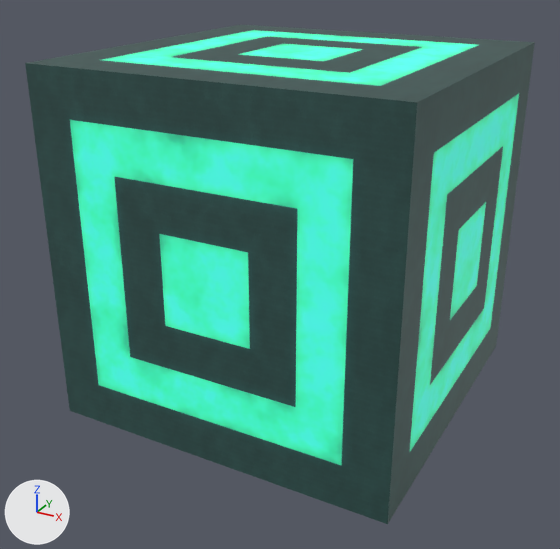
The glTF model HANAHIME/Game/resource/user/model/stage/IvyBlock.glb: old version first, new version second.
Both versions are drawn from a camera (50 mm lens) standing at (1.96, -3.8, 1.58) and looking at (-0.05, -0.15, -0.25). Every picture has the same lights, and +X, +Y and +Z are marked at lower left.

Names of what the first picture shows: 'IvyBlock'.
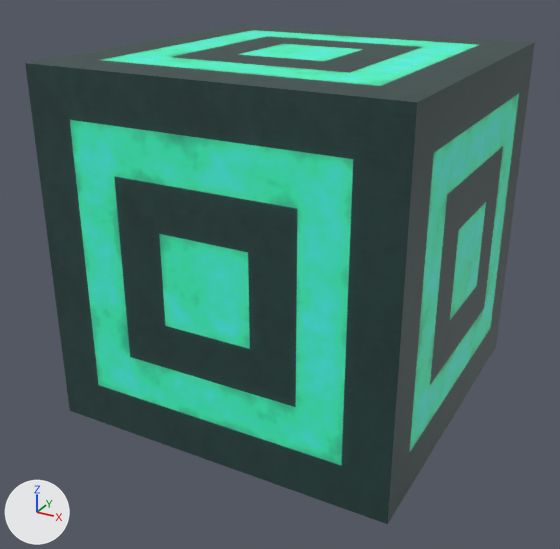
Patch to the scene script:
```diff
--- a/HANAHIME/Game/resource/user/model/stage/IvyBlock.glb.py
+++ b/HANAHIME/Game/resource/user/model/stage/IvyBlock.glb.py
@@ mat_ivyblock_stone @@
 n0 = _N.new('ShaderNodeBsdfPrincipled'); n0.name = 'Principled BSDF'
-n0.inputs[28].default_value = 0.3  # 'Emission Strength'
 n1 = _N.new('ShaderNodeOutputMaterial'); n1.name = 'Material Output'
@@ mat_ivyblock_stone @@
 n2 = _N.new('ShaderNodeTexImage'); n2.name = 'Image Texture'
 n2.image = img_ivy_block
-n3 = _N.new('ShaderNodeTexImage'); n3.name = 'Image Texture.001'
-n3.image = img_ivy_block
 _L.new(n0.outputs[0], n1.inputs[0])  # 'BSDF' to 'Surface'
-_L.new(n2.outputs[0], n0.inputs[27])  # 'Color' to 'Emission Color'
-_L.new(n3.outputs[0], n0.inputs[0])  # 'Color' to 'Base Color'
+_L.new(n2.outputs[0], n0.inputs[0])  # 'Color' to 'Base Color'
```

What differs and where, as boxes (x1, y1, x2, y2) in the pictures (560 x 549 px):
'IvyBlock', surface changed
    both: (66, 27, 522, 514)
